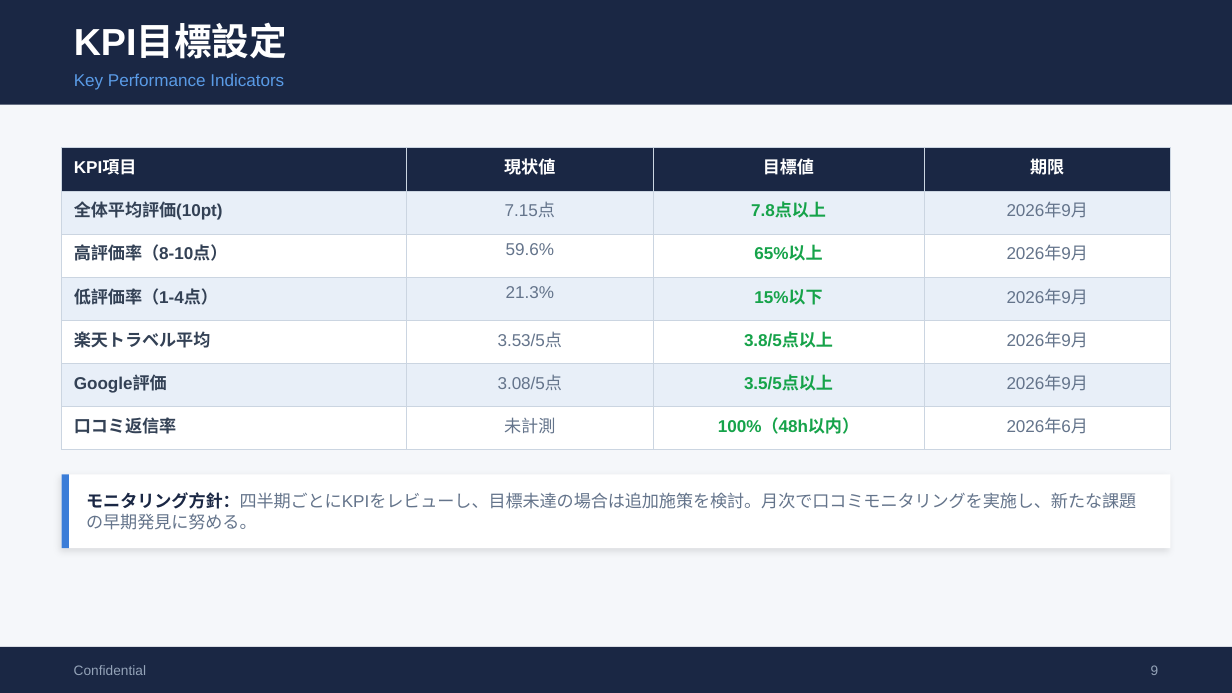
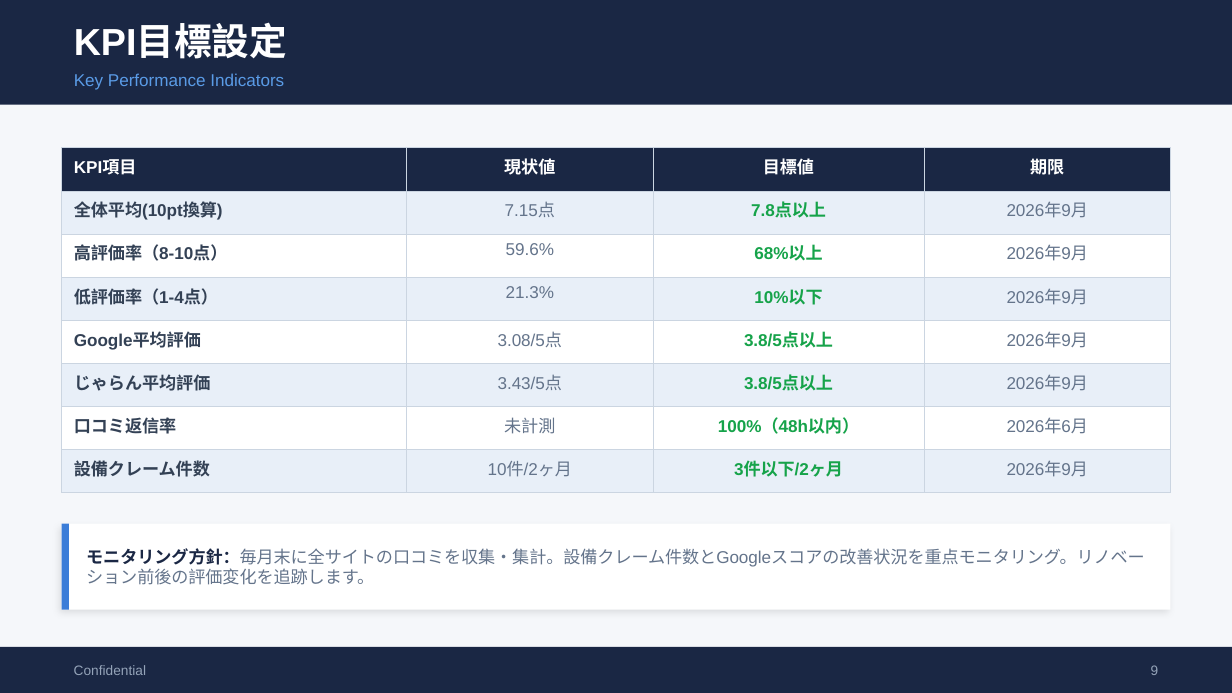
Before and after one commit to TAKAHASHIMITSUGU329/primechange-portal, a slide deck: slide 9 of 納品レポート/ホテル別レポート/チサンホテル浜松町_口コミ分析レポート.pptx. Drawn at 1232x693 pixels with LibreOffice and Linux fonts; fonts in the diff are those of the drawing. Boxes give left, top, right and bottom in pixels: in the first picture for what was removed or moved away, otherwise in the second. Text is boxed around its words. In the diff, an @@ line names an element or a change of style, - is before the commit and + after.

```diff
--- a/納品レポート/ホテル別レポート/チサンホテル浜松町_口コミ分析レポート.pptx
+++ b/納品レポート/ホテル別レポート/チサンホテル浜松町_口コミ分析レポート.pptx
@@ table at [62,148,1170,481] @@
-row 2, column 1: 全体平均評価(10pt)
+row 2, column 1: 全体平均(10pt換算)
-row 3, column 3: 65%以上
+row 3, column 3: 68%以上
-row 4, column 3: 15%以下
+row 4, column 3: 10%以下
-row 5, column 1: 楽天トラベル平均
+row 5, column 1: Google平均評価
-row 5, column 2: 3.53/5点
+row 5, column 2: 3.08/5点
-row 6: Google評価 | 3.08/5点 | 3.5/5点以上 | 2026年9月
+row 6: じゃらん平均評価 | 3.43/5点 | 3.8/5点以上 | 2026年9月
+row 8: 設備クレーム件数 | 10件/2ヶ月 | 3件以下/2ヶ月 | 2026年9月
@@ rectangle: place and size @@
-rectangle at [62,474,1170,548]
+rectangle at [62,524,1170,610]
@@ rectangle: place and size @@
-rectangle at [62,474,69,548]
+rectangle at [62,524,69,610]
@@ text at [86,548,1145,585]: text changed @@
-モニタリング方針：四半期ごとにKPIをレビューし、目標未達の場合は追加施策を検討。月次で口コミモニタリングを実施し、新たな課題の早期発見に努める。
+モニタリング方針：毎月末に全サイトの口コミを収集・集計。設備クレーム件数とGoogleスコアの改善状況を重点モニタリング。リノベーション前後の評価変化を追跡します。
```
Also in this commit, not shown: 8 other slides changed, 43 other files.
